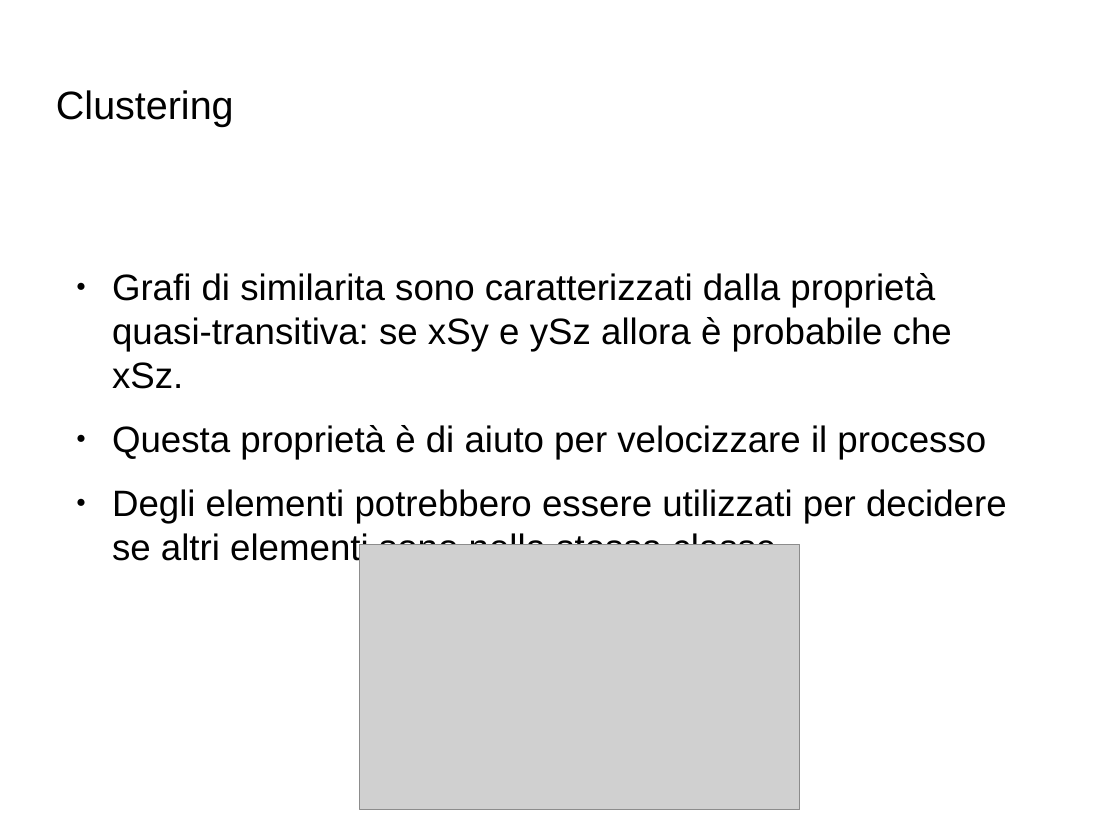
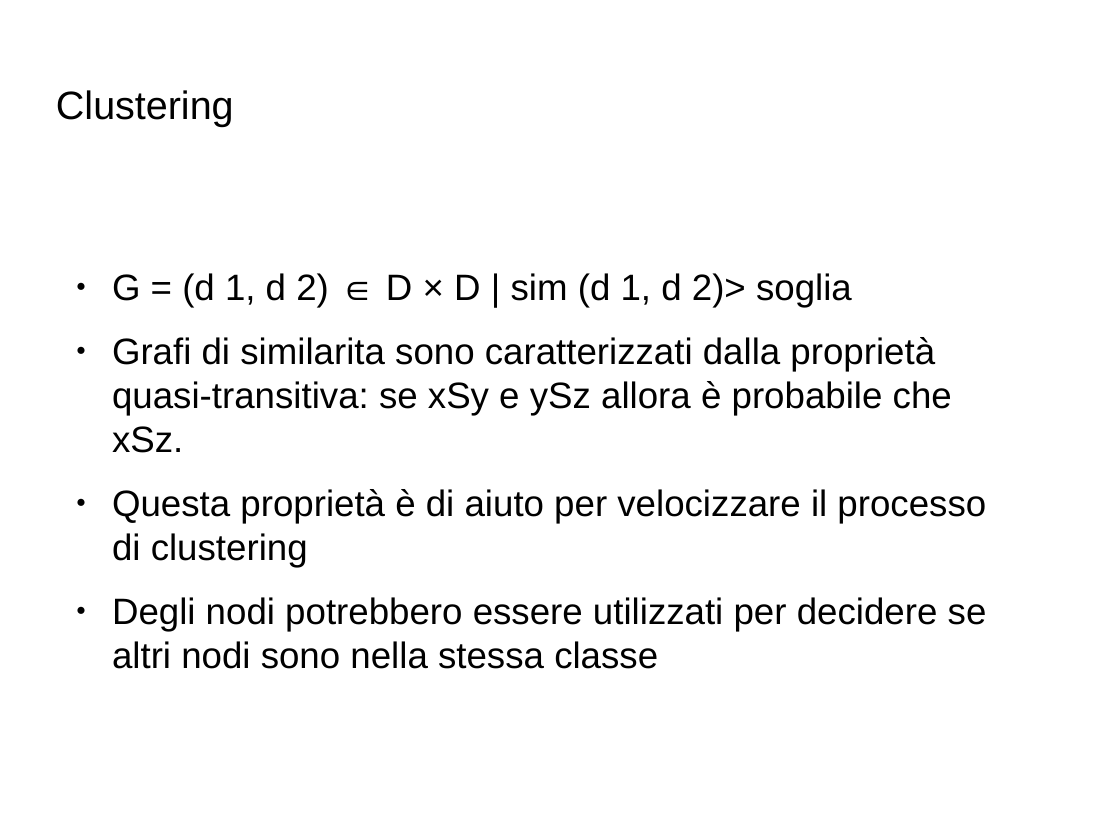
Before and after one commit to Toolanto/presentation, a slide deck: slide 74 of presentazione.odp (slide 75 before the commit). Drawn at 1120x840 pixels with LibreOffice and Linux fonts; fonts in the diff are those of the drawing; grey boxes stand for pictures; background and template pictures are left out. Boxes give left, top, right and bottom in pixels: in the first picture for what was removed or moved away, otherwise in the second. Text is boxed around its words. In the diff, an @@ line names an element or a change of style, - is before the commit and + after.

```diff
--- a/presentazione.odp
+++ b/presentazione.odp
@@ text at [112, 273, 852, 307]: paragraph added @@
+● G = (d 1, d 2) ∈ D × D | sim (d 1, d 2)> soglia
@@ text at [112, 489, 987, 669]: text changed @@
-● Questa proprietà è di aiuto per velocizzare il processo
-● Degli elementi potrebbero essere utilizzati per decidere se altri elementi sono nella stessa classe
+● Questa proprietà è di aiuto per velocizzare il processo di clustering
+● Degli nodi potrebbero essere utilizzati per decidere se altri nodi sono nella stessa classe
@@ picture removed at [360, 544, 800, 809] @@
```
Also in this commit, not shown: 51 other slides changed, 12 slides added, 4 slides removed, 1 other file.
